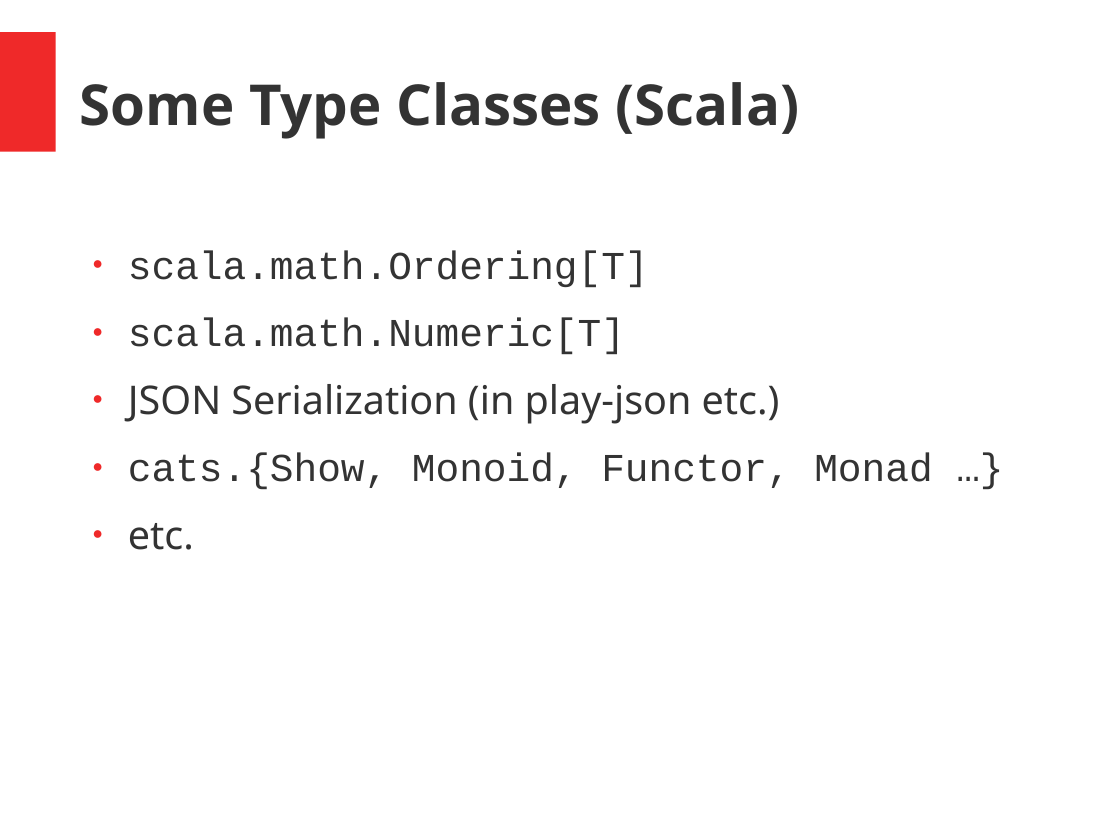
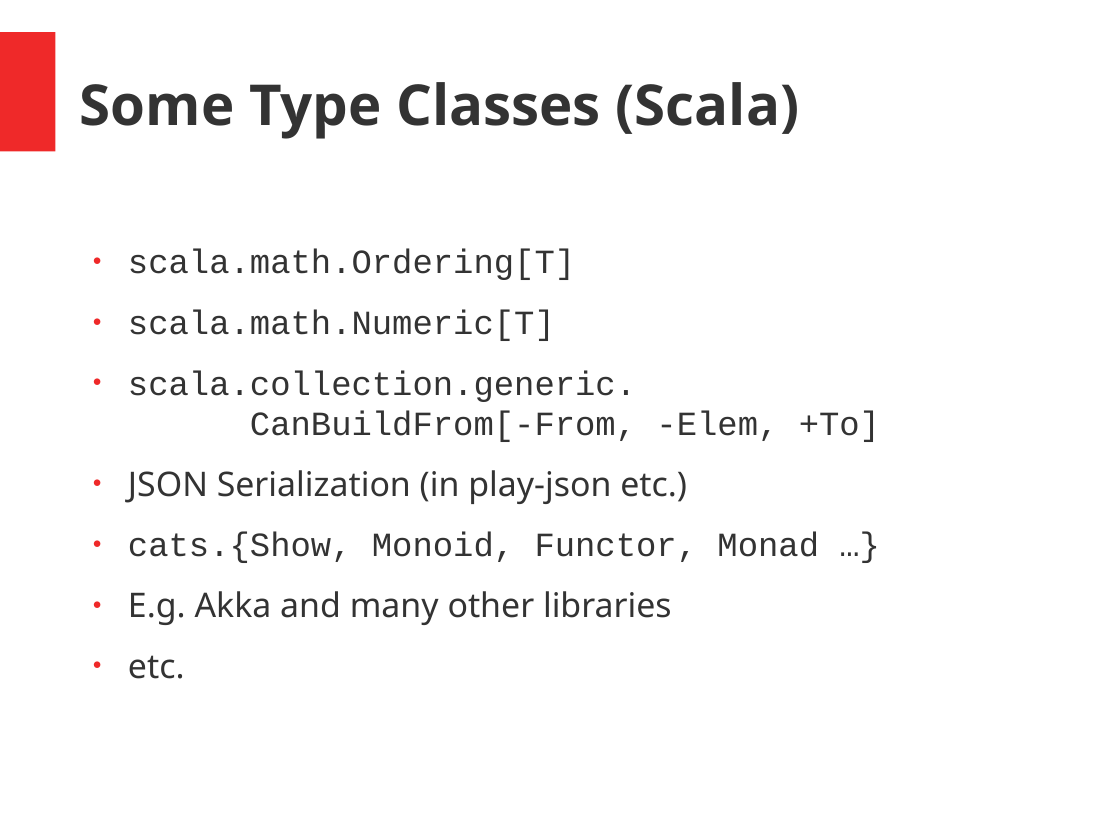
Before and after one commit to hermannhueck/typeclasses, a slide deck: slide 9 of Slides/TypeClasses.pptx. Drawn at 1120x840 pixels with LibreOffice and Linux fonts; fonts in the diff are those of the drawing. Boxes give left, top, right and bottom in pixels: in the first picture for what was removed or moved away, otherwise in the second. Text is boxed around its words. In the diff, an @@ line names an element or a change of style, - is before the commit and + after.

```diff
--- a/Slides/TypeClasses.pptx
+++ b/Slides/TypeClasses.pptx
@@ text at bbox=[128, 249, 819, 679]: size 28 to 24 pt in "scala.math.Ordering[T]", "scala.math.Numeric[T]", "JSON Serialization (in play-json etc.)", "cats.{Show, Monoid, Functor, Monad …}" and 1 more places @@
@@ text at bbox=[128, 370, 880, 442]: paragraph added @@
+● scala.collection.generic.
+  CanBuildFrom[-From, -Elem, +To]
@@ text at bbox=[128, 591, 672, 625]: paragraph added @@
+● E.g. Akka and many other libraries
```
Also in this commit, not shown: 19 other slides changed, 8 slides added, 1 other file.
